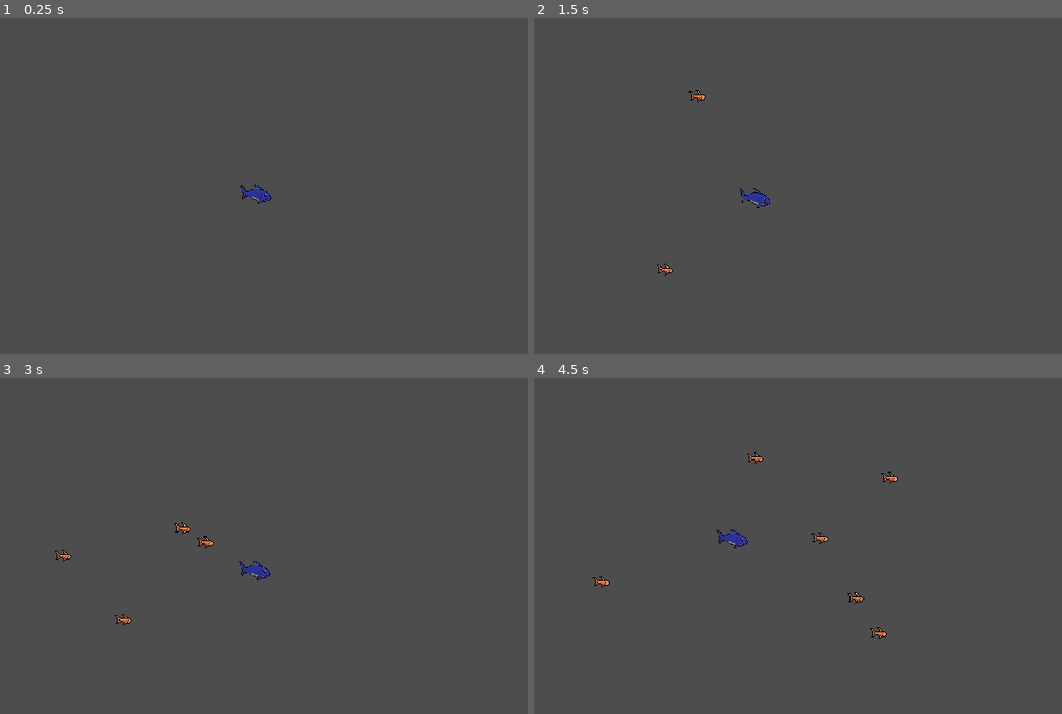
Above: before the commit, frames 1-4 (two rows, left to right).
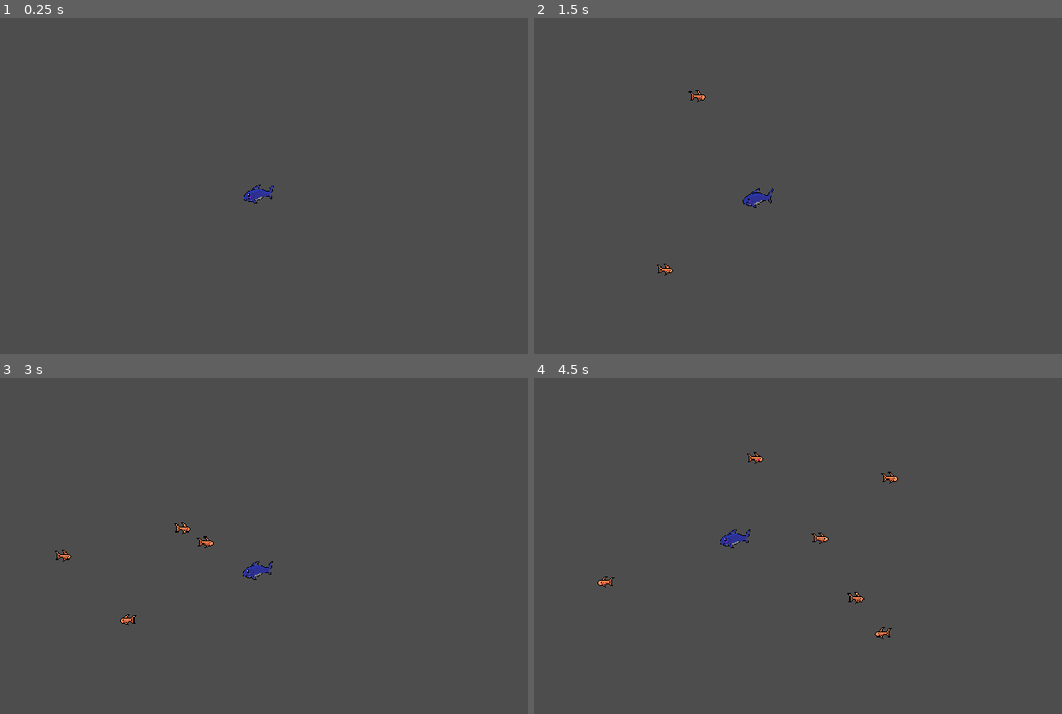
Above: after the commit, the same moments.

Repository: Maciekarp/eating-frenzy
Game: Godot game, scene res://scene/main.tscn
Two runs of this game, one before a commit and one after it. Both use one fixed random seed, a clock stepped at 60 frames per second and the inputs below.
Inputs (mouse positions are in pixels of both pictures, inside the frame that each line leads up to):
- Up to frame 1 (0.25 s): no input
- Up to frame 2 (1.5 s): move the mouse to (940, 175) at 0.52 s; hold D (move right) 0.53-1.28 s; hold Space (interact) 0.53-1.28 s; move the mouse to (650, 212) at 1.27 s; hold Down (move down) from 1.28 s (still down); tap Space (interact) at 1.35 s
- Up to frame 3 (3 s): move the mouse to (322, 468) at 2.02 s; release Down (move down) at 2.03 s; hold D (move right) 2.03-2.78 s; hold Space (interact) 2.03-2.78 s; move the mouse to (221, 633) at 2.77 s; hold W (move up) from 2.78 s (still down); tap Space (interact) at 2.85 s
- Up to frame 4 (4.5 s): move the mouse to (993, 613) at 3.52 s; release W (move up) at 3.53 s; hold Space (interact) 3.53-4.28 s; hold A (move left) from 3.53 s (still down); move the mouse to (581, 495) at 4.27 s; tap Space (interact) at 4.35 s

The runs differ from the first frame. In frame 1, 0.1% of the frame differs, in the area x 45-52%, y 49-56%; in frame 2, 0.1%; in frame 3, 0.2%; in frame 4, 0.3%, in the area x 11-68%, y 45-78%.

Commit message:
Made fish flip dir when swimming left

Diff:
--- a/scene/fish.tscn
+++ b/scene/fish.tscn
@@ -8,13 +8,14 @@
 [sub_resource type="RectangleShape2D" id="RectangleShape2D_ctl50"]
 size = Vector2(21, 11)
 
-[node name="Fish" type="RigidBody2D"]
+[node name="Fish" type="RigidBody2D" node_paths=PackedStringArray("default_sprite")]
 collision_layer = 0
 collision_mask = 0
 gravity_scale = 0.0
 lock_rotation = true
 linear_damp = 20.0
 script = ExtResource("1_vwwqc")
+default_sprite = NodePath("Sprite2D")
 
 [node name="DisabledShape2D" type="CollisionShape2D" parent="."]
 visible = false
--- a/scene/player.tscn
+++ b/scene/player.tscn
@@ -8,13 +8,14 @@
 [sub_resource type="RectangleShape2D" id="RectangleShape2D_4hsrm"]
 size = Vector2(42, 22)
 
-[node name="Player" type="RigidBody2D"]
+[node name="Player" type="RigidBody2D" node_paths=PackedStringArray("default_sprite")]
 collision_layer = 0
 collision_mask = 0
 gravity_scale = 0.0
 lock_rotation = true
 linear_damp = 20.0
 script = ExtResource("1_kj2pg")
+default_sprite = NodePath("Sprite2D")
 
 [node name="DisabledShape2D" type="CollisionShape2D" parent="."]
 visible = false
--- a/scripts/fish.gd
+++ b/scripts/fish.gd
@@ -4,6 +4,9 @@
 @export var max_speed: float = 100
 @export var accel_speed: float = 20
 @export var reset_dist: float = 50
+
+@export var default_sprite: Sprite2D
+
 
 var swim_To: Vector2
 
@@ -25,7 +28,10 @@
 
 # Called every frame. 'delta' is the elapsed time since the previous frame.
 func _process(delta: float) -> void:
-	pass
+	if linear_velocity.x < 0:
+		default_sprite.flip_h = true
+	else:
+		default_sprite.flip_h = false
 	##if global_position.distance_to(swim_To) < reset_dist:
 	##	setSwimTo(Vector2(randf_range(-500, 500), randf_range(-300, 300)))
 	##global_position = global_position + global_position.direction_to(swim_To) * delta * move_speed
--- a/scripts/player.gd
+++ b/scripts/player.gd
@@ -6,6 +6,8 @@
 var size: float = 1
 
 @export var move_speed: float = 100
+
+@export var default_sprite: Sprite2D
 
 
 # Called when the node enters the scene tree for the first time.
@@ -18,6 +20,10 @@
 
 # Called every frame. 'delta' is the elapsed time since the previous frame.
 func _process(_delta: float) -> void:
+	if linear_velocity.x < 0:
+		default_sprite.flip_h = true
+	else:
+		default_sprite.flip_h = false
 	pass
 	## Keyboard movement
 	##if Input.is_action_pressed("move up"):
